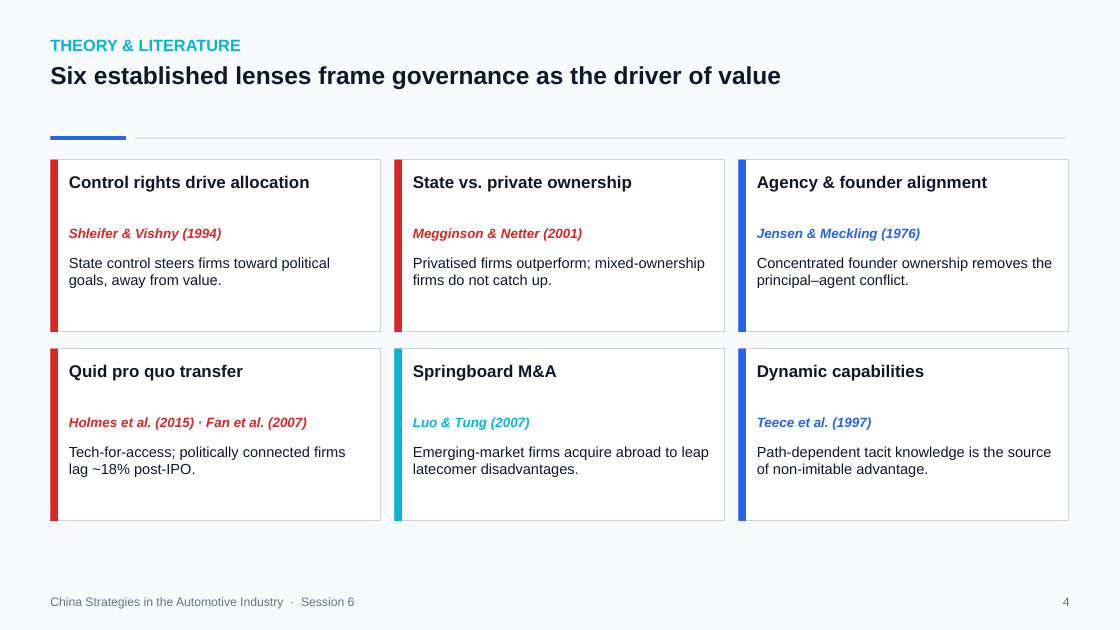
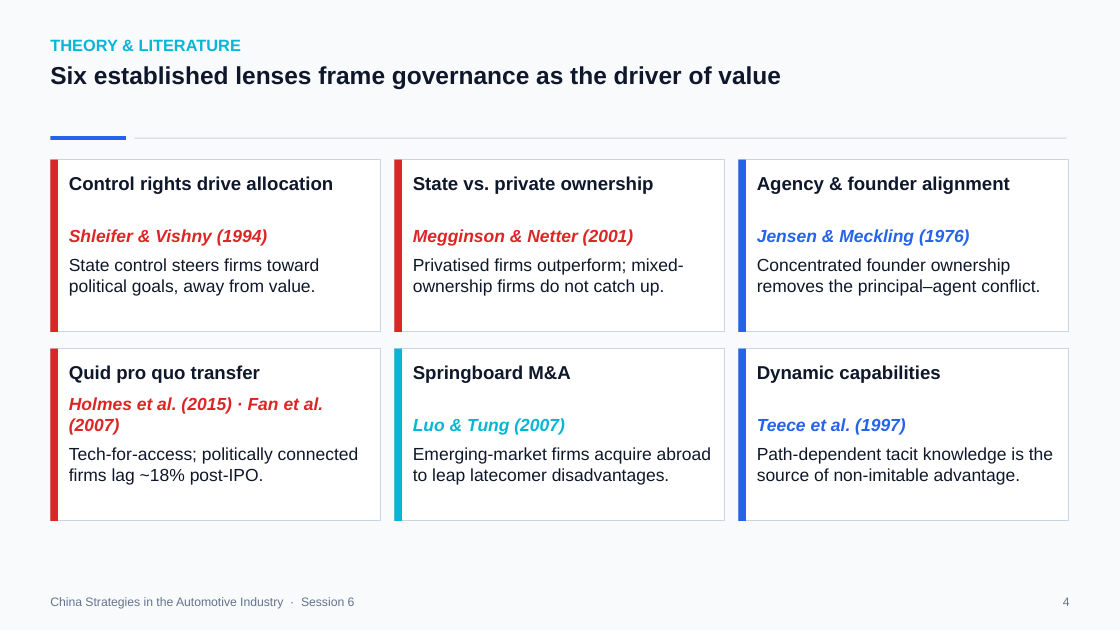
Before and after one commit to mickeymousehacker/CHINA-seminar-paper, a slide deck: slide 4 of research/presentation/China-Strategies-Presentation-FINAL.pptx. Drawn at 1120x630 pixels with LibreOffice and Linux fonts; fonts in the diff are those of the drawing. Boxes give left, top, right and bottom in pixels: in the first picture for what was removed or moved away, otherwise in the second. Text is boxed around its words. In the diff, an @@ line names an element or a change of style, - is before the commit and + after.

```diff
--- a/research/presentation/China-Strategies-Presentation-FINAL.pptx
+++ b/research/presentation/China-Strategies-Presentation-FINAL.pptx
@@ size 14.5 to 16 pt in 6 elements at [69, 176, 333, 194], [413, 176, 654, 194], [757, 176, 1010, 194], [69, 365, 260, 383], [413, 365, 570, 383], [757, 365, 940, 383] @@
@@ size 11.5 to 15 pt in 6 elements at [69, 229, 268, 246], [413, 229, 634, 246], [757, 229, 970, 246], [413, 418, 565, 435], [757, 418, 906, 435], [69, 397, 323, 435] @@
@@ text "Holmes et al. (2015) · ...": place and size @@
-text "Holmes et al. (2015) · ..." at [69, 417, 307, 430]
+text "Holmes et al. (2015) · ..." at [69, 397, 323, 435]
@@ size 12.5 to 15 pt in 6 elements at [69, 258, 319, 296], [413, 258, 683, 296], [757, 258, 1040, 296], [69, 447, 359, 485], [413, 447, 711, 485], [757, 447, 1053, 485] @@
```
Also in this commit, not shown: 19 other slides changed.
